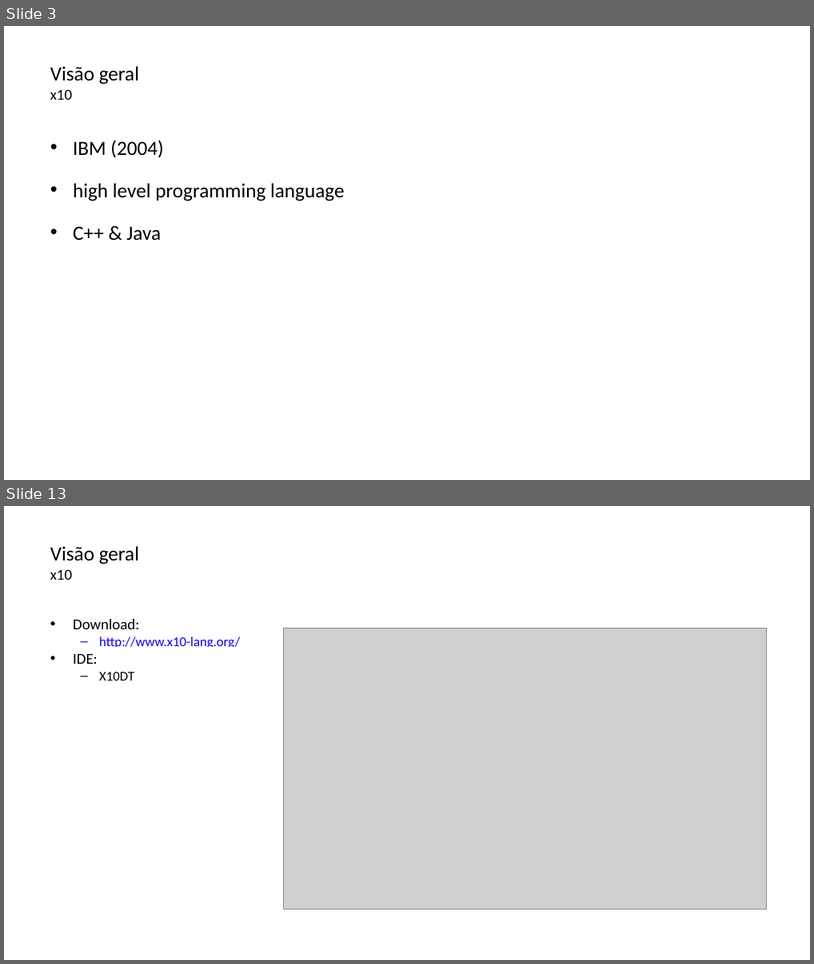
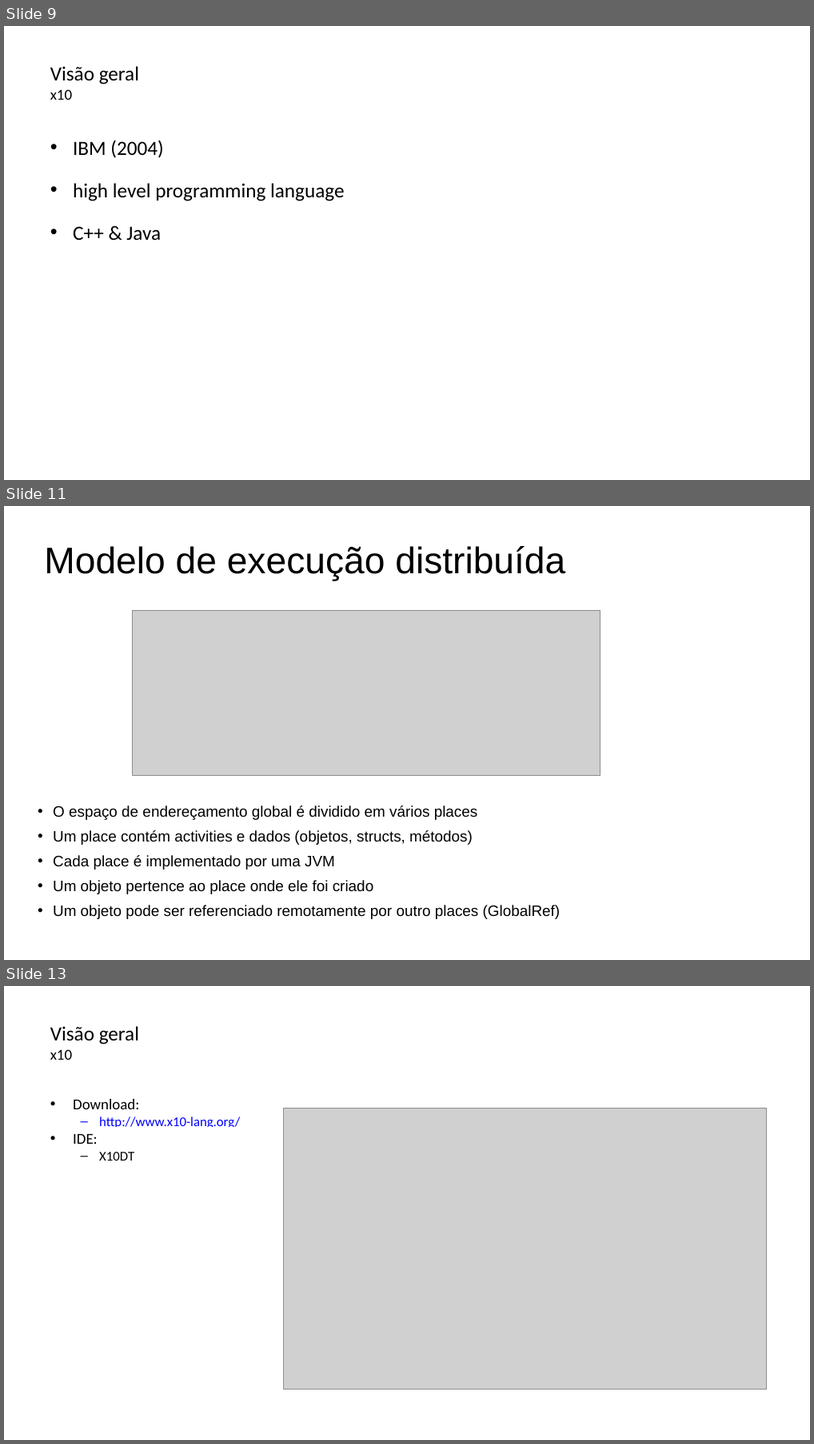
Before and after one commit to lquatrin/inf2591, a slide deck: x10.pptx. Shown one above the other, each under a label of ours: slides 3 and 13 before the commit, slides 9, 11 and 13 after it; the slides between them are not shown. The pictures are 814x964 and 814x1444 pixels, drawn with LibreOffice and Linux fonts; fonts in the diff are those of the drawing; grey boxes stand for pictures. Boxes give left, top, right and bottom in pixels: in the first picture for what was removed or moved away, otherwise in the second. Text is boxed around its words. In the diff, an @@ line names an element or a change of style, - is before the commit and + after.

```diff
--- a/x10.pptx
+++ b/x10.pptx
@@ slide 11 added at <box>4,506,810,960</box>, background #FFFFFF @@
@@ title added at <box>44,546,566,581</box>, 44 pt, text #000000 @@
+Modelo de execução distribuída
@@ picture added at <box>132,610,601,776</box> @@
@@ subtitle added at <box>53,805,561,919</box>, 18 pt, text #000000 @@
+• O espaço de endereçamento global é dividido em vários places
+• Um place contém activities e dados (objetos, structs, métodos)
+• Cada place é implementado por uma JVM
+• Um objeto pertence ao place onde ele foi criado
+• Um objeto pode ser referenciado remotamente por outro places (GlobalRef)
@@ what was slide 3 is now slide 9 @@
```
Also in this commit, not shown: 5 slides changed, 4 other slides added, 1 slide removed, 3 other files.
